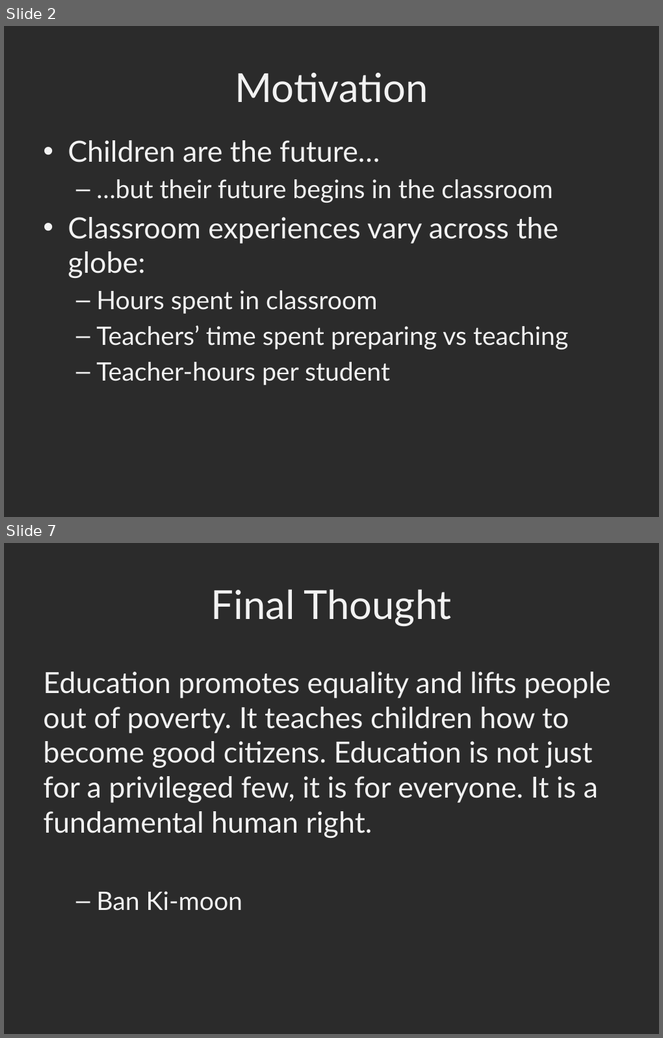
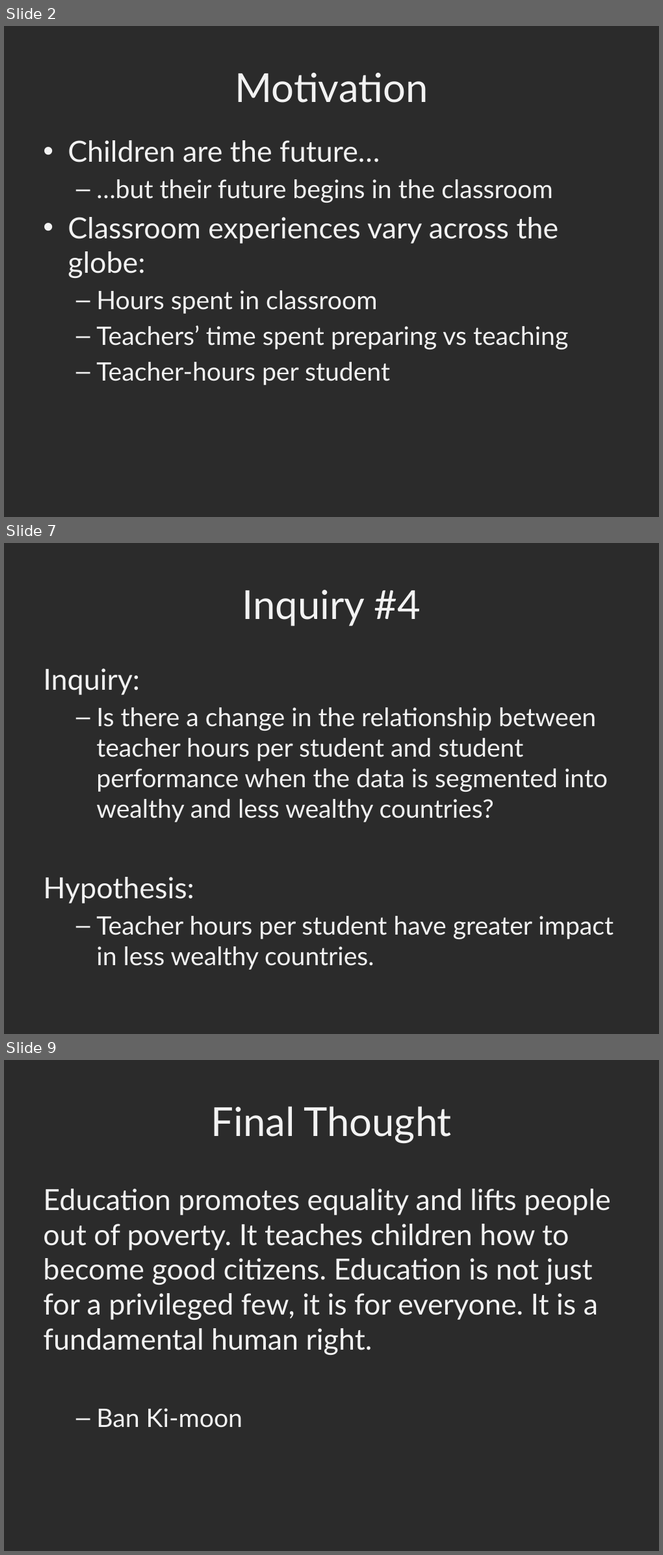
Before and after one commit to jtpdowns/DownsKay-W205-Project, a slide deck: TeacherActivitiesAndStudentPerformance.pptx. Shown one above the other, each under a label of ours: slides 2 and 7 before the commit, slides 2, 7 and 9 after it; the slides between them are not shown. The pictures are 663x1038 and 663x1555 pixels, drawn with LibreOffice and Linux fonts; fonts in the diff are those of the drawing; background and template pictures are left out; a plain dark background stands for a picture behind light text. Boxes give left, top, right and bottom in pixels: in the first picture for what was removed or moved away, otherwise in the second. Text is boxed around its words. In the diff, an @@ line names an element or a change of style, - is before the commit and + after.

```diff
--- a/TeacherActivitiesAndStudentPerformance.pptx
+++ b/TeacherActivitiesAndStudentPerformance.pptx
@@ slide 7 added at <box>4,543,659,1034</box>, background picture (left out) @@
@@ title added at <box>243,590,421,626</box>, 44 pt, text #F2F2F2 @@
+Inquiry #4
@@ text added at <box>43,668,614,970</box>, 28 pt, text #F2F2F2 @@
+Inquiry:
+  – Is there a change in the relationship between teacher hours per student and student performance when the data is segmented into wealthy and less wealthy countries?
+Hypothesis:
+  – Teacher hours per student have greater impact in less wealthy countries.
@@ what was slide 7 is now slide 9 @@
```
Also in this commit, not shown: 4 slides changed, 1 other slide added.
